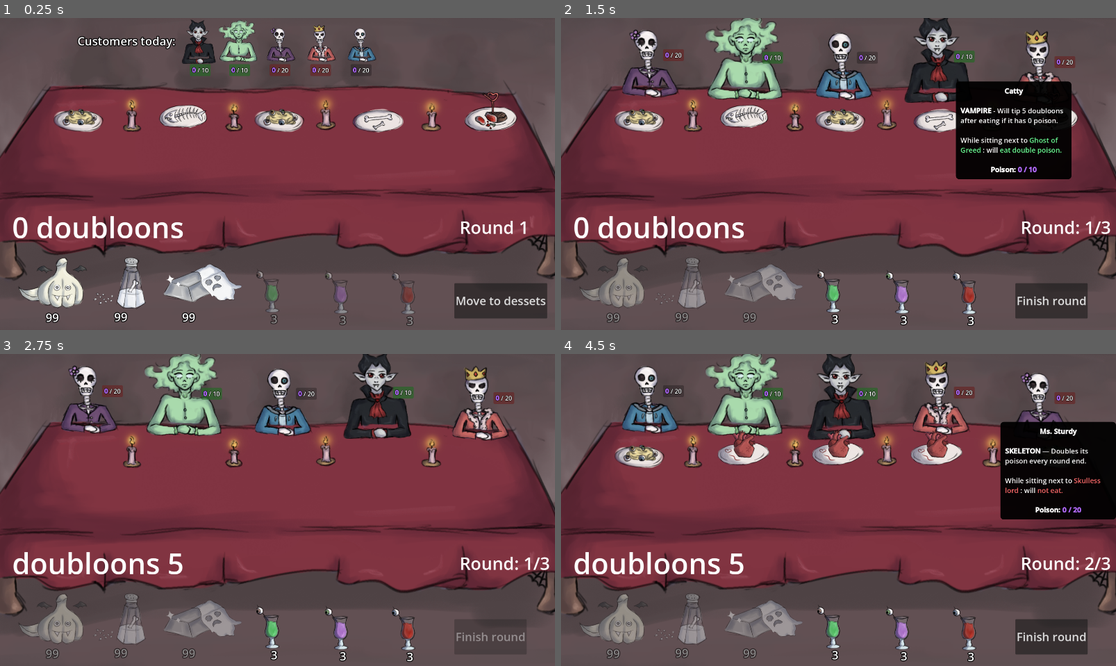
Above: before the commit, frames 1-4 (two rows, left to right).
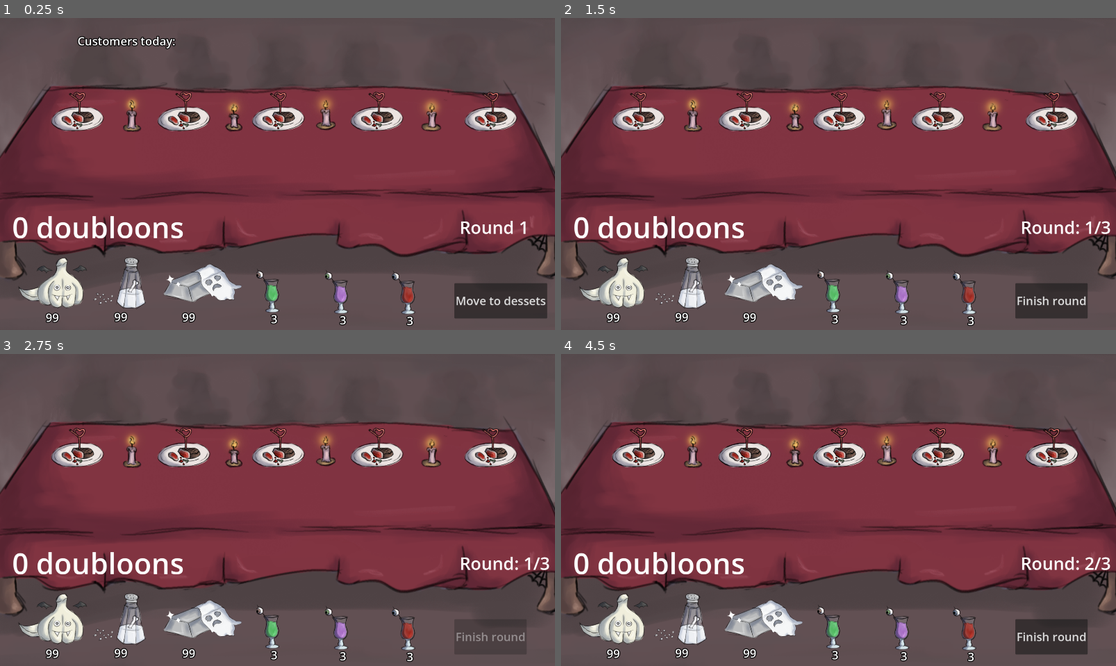
Above: after the commit, the same moments.

Repository: Henrique-Baumegger/godot-fims_food
Game: Godot game, scene res://scripts_and_scenes/main/main.tscn
Same seed, same stepped clock (60 frames per second), same inputs: the game is played once before the commit and once after it.
Inputs (mouse positions are in pixels of both pictures, inside the frame that each line leads up to):
- Up to frame 1 (0.25 s): no input
- Up to frame 2 (1.5 s): click "Move to dessets" at 0.5 s; tap Enter at 1.25 s; move the mouse to (938, 64) at 1.27 s; click (938, 64) at 1.35 s
- Up to frame 3 (2.75 s): click "Finish round" at 2 s
- Up to frame 4 (4.5 s): tap Space at 2.75 s; move the mouse to (744, 394) at 2.77 s; click (744, 394) at 2.85 s; click "Move to dessets" at 3.5 s; tap Enter at 4.25 s; move the mouse to (1043, 403) at 4.27 s; click (1043, 403) at 4.35 s

The runs differ from the first frame. In frame 1, 5.0% of the frame differs, in the area x 9-75%, y 0-99%; in frame 2, 18%; in frame 3, 14%; in frame 4, 20%, in the area x 2-100%, y 0-98%.
Error after the commit: Parse Error: Value of type "Dictionary[String, int]" cannot be assigned to a variable of type "Dictionary[Customer.Creatures, int]". (res://scripts_and_scenes/…

Commit message:
Custommer refractored

Diff:
--- a/project.godot
+++ b/project.godot
@@ -22,7 +22,6 @@
 [global_group]
 
 food_area="Food areas 2D"
-round_dependers=""
 customers=""
 
 [input]
--- a/scripts_and_scenes/UI/poison_indicator.gd
+++ b/scripts_and_scenes/UI/poison_indicator.gd
@@ -6,18 +6,17 @@
 func set_poison_indicator(current_poison:int, max_poison:int, is_dead:bool) -> void:
 	if not is_dead:
 		rich_text_label.text = "[center][b][color=#b36bff]"+str(current_poison) + "[/color][/b] / " + str(max_poison)+"[/center]"
-	elif is_dead:
+	else:
 		visible = false
 
 
 func make_red() -> void:
-	var style := get_theme_stylebox("panel").duplicate()
+	var style : StyleBox = get_theme_stylebox("panel").duplicate()
 	style.bg_color = Color(0.4, 0.15, 0.15, 0.7)
 	add_theme_stylebox_override("panel", style)
 
 
-
 func make_green() -> void:
-	var style := get_theme_stylebox("panel").duplicate()
+	var style : StyleBox = get_theme_stylebox("panel").duplicate()
 	style.bg_color = Color(0.15, 0.4, 0.15, 0.7)
 	add_theme_stylebox_override("panel", style)
--- a/scripts_and_scenes/customer/customer.gd
+++ b/scripts_and_scenes/customer/customer.gd
@@ -1,147 +1,177 @@
 @abstract class_name Customer
 extends Node2D
 
-var current_poison : int = 0
-var food_this_round : Food = null # Should be assigned by game loop each round
-var dead : bool = false
-var identity_name : String
-
-var is_lover : bool
-var is_hater : bool
-var loved_name : String
-var hated_name : String
-var left_customer : Customer = null
-var right_customer : Customer = null
-
-var percentage_probability_mult_kill_you : float = 0.333
-
-
-var max_poison : int
-var client_type : String
 
 @warning_ignore("unused_signal")
 signal gives_tip(amount)
 signal kills_you
 signal dies
 
-@abstract func set_max_poison_and_client_type() -> void
-@abstract func extra_child_finish_round_logic() ->void
-@abstract func get_tool_tip_area() -> ToolTipArea
-@abstract func get_collider_of_tool_tip() -> CollisionShape2D
-@abstract func get_poison_indicator() -> PoisonIndicator
-@abstract func get_sprite() -> Sprite2D
-@abstract func get_counter_position(on_list) -> Marker2D
+# const act as static
+# enum are const
+enum Creatures {NONE, GHOST, SKELETON, VAMPIRE}
+const creature_type_description_BBCode : Dictionary[Creatures, String] ={
+	Creatures.GHOST : "[b]GHOST[/b] - Will tip 10 doubloons before eating if dead.",
+	Creatures.SKELETON : "[b]SKELETON[/b] — Doubles its poison every round end.",
+	Creatures.VAMPIRE : "[b]VAMPIRE[/b] - Will tip 5 doubloons after eating if it has 0 poison."
+	}
 
-func _ready() -> void:
-	add_to_group("customers")
-	add_to_group("round_dependers")
-	set_max_poison_and_client_type()
+const MAX_POISON_NOT_SET : int = -1
+
+@export var creature_type : Creatures = Creatures.NONE
+@export var max_poison : int = MAX_POISON_NOT_SET
+@export var tool_tip_area : ToolTipArea = null
+@export var collider_of_tool_tip : CollisionShape2D = null
+@export var poison_indicator : PoisonIndicator = null
+@export var creature_sprite_2d : Sprite2D = null
+@export var on_list_counter_marker : Marker2D = null
+@export var outside_list_counter_marker : Marker2D = null
+
+var customer_name : String
+
+var current_poison : int = 0
+var dead : bool = false
+
+var food_this_round : Food = null
+
+var is_lover : bool = false
+var is_hater : bool = false
+var loved_customer : Customer = null
+var hated_customer : Customer = null
+var left_customer : Customer = null
+var right_customer : Customer = null
+
+var percentage_probability_mult_kill_you : float = float(1)/float(3)
 
 
-func _process(_delta: float) -> void:
-	get_tool_tip_area().displayed_text = tool_tip_text()
-	get_poison_indicator().set_poison_indicator(current_poison, max_poison, dead)
-	if is_lover:
-		get_poison_indicator() .make_green()
-	if is_hater:
-		get_poison_indicator() .make_red()
+#region overrides
+## Override target
+func start_of_round_ability() ->void:
+	pass
+## Override target
+func end_of_round_ability() ->void:
+	pass
+## Override target
+func start_of_day_ability() ->void:
+	pass
+## Override target
+func end_of_day_ability() ->void:
+	pass
+#endregion
 
 
-func list_format(make_list : bool) -> void:
+func make_list_format(make_list : bool) -> void:
 	var list_scale = 0.625
 	var normal_scale = 1.25
 	if make_list:
-		get_collider_of_tool_tip().scale = Vector2.ONE * list_scale
-		get_sprite().scale = Vector2.ONE * list_scale
-		get_poison_indicator().position = get_counter_position(true).position
+		collider_of_tool_tip.scale = Vector2.ONE * list_scale
+		creature_sprite_2d.scale = Vector2.ONE * list_scale
+		poison_indicator.position = on_list_counter_marker.position
 	else:
-		get_collider_of_tool_tip().scale = Vector2.ONE * normal_scale
-		get_sprite().scale = Vector2.ONE * normal_scale
-		get_poison_indicator().position = get_counter_position(false).position
+		collider_of_tool_tip.scale = Vector2.ONE * normal_scale
+		creature_sprite_2d.scale = Vector2.ONE * normal_scale
+		poison_indicator.position = outside_list_counter_marker.position
 
 
-func finish_round() -> void:
-	if !dead:
-		eat_food()
+func eat_food() -> void:
+	if dead:
+		return
 
-	extra_child_finish_round_logic()
-	if !dead:
-		dying_check()
-	if !dead:
-		killing_you_probability_check()
+	var is_seating_next_to_hated : bool = is_hater and \
+	((left_customer != null and left_customer == hated_customer )or \
+	(right_customer != null and right_customer == hated_customer))
+
+	var is_seating_next_to_loved : bool = is_lover and \
+	((left_customer != null and left_customer == loved_customer )or \
+	(right_customer != null and right_customer == loved_customer))
+
+	var potential_love_multiplier = 1
+
+	if is_seating_next_to_loved:
+		potential_love_multiplier = 2
+	if is_seating_next_to_hated:
+		potential_love_multiplier = 0
+
+	current_poison += potential_love_multiplier * food_this_round.ingredients_present[creature_type]
+
+	food_this_round.queue_free()
+	food_this_round = null
+
+
+func dying_check() -> void:
+	if dead:
+		return
+	if current_poison >= max_poison:
+		dead = true
+		dies.emit()
 
 
 func killing_you_probability_check() -> void:
+	if dead:
+		return
 	var probability := percentage_probability_mult_kill_you * (float(current_poison) / float(max_poison))
 	if randf() < probability:
 		emit_signal("kills_you")
 
 
-func dying_check() -> void:
-	if current_poison >= max_poison:
-		dead = true
-		dies.emit()
+func _ready() -> void:
+	_check_exports()
+	add_to_group("customers")
 
 
-func eat_food() -> void:
-	var is_seating_next_to_hated : bool = is_hater and \
-	((left_customer != null and left_customer.identity_name == hated_name )or \
-	(right_customer != null and right_customer.identity_name == hated_name))
-
-	var is_seating_next_to_loved : bool = is_lover and \
-	((left_customer != null and left_customer.identity_name == loved_name )or \
-	(right_customer != null and right_customer.identity_name == loved_name))
-
-	var potential_love_multiplier = 1
-
-	if is_seating_next_to_loved:
-		potential_love_multiplier = 2
-
-	if not is_seating_next_to_hated:
-		current_poison += potential_love_multiplier * food_this_round.ingredients_present[client_type + "_poison"]
-
-	food_this_round.queue_free()
-	food_this_round = null
+func _check_exports() -> void:
+	var conditions : Array [bool] = []
+	conditions.push_back(creature_type != Creatures.NONE)
+	conditions.push_back(max_poison != MAX_POISON_NOT_SET)
+	conditions.push_back(tool_tip_area != null)
+	conditions.push_back(collider_of_tool_tip != null)
+	conditions.push_back(poison_indicator != null)
+	conditions.push_back(creature_sprite_2d != null)
+	conditions.push_back(on_list_counter_marker != null)
+	conditions.push_back(outside_list_counter_marker != null)
+	for cond in conditions:
+		assert(cond, "Not all necessary export varibales of the customer parent class where set in the editor")
 
 
+func _process(_delta: float) -> void:
+	tool_tip_area.displayed_text = _get_updated_tool_tip_text()
+	poison_indicator.set_poison_indicator(current_poison, max_poison, dead)
+	if is_lover:
+		poison_indicator.make_green()
+	if is_hater:
+		poison_indicator.make_red()
 
 
 #region func tool_tip_text() -> String:
-func tool_tip_text() -> String:
-	var identity_part = "[center][b]" + identity_name + "[/b][/center]"
+func _get_updated_tool_tip_text() -> String:
+	var identity_part = "[center][b]" + customer_name + "[/b][/center]"
 	if dead:
-		identity_part = "[center][img=64]res://art/enviroment/gravestone good.png[/img][b][color=#8a8a8a] " + identity_name + " [/color][/b][img=64]res://art/enviroment/gravestone good.png[/img][/center]"
+		var gravestone_path = "res://art/enviroment/gravestone good.png"
+		identity_part = "[center][img=64]"+gravestone_path+"[/img][b][color=#8a8a8a] "+customer_name+" [/color][/b][img=64]"+gravestone_path+"[/img][/center]"
 
-	var type_description: String = ""
-	if client_type == "skeleton":
-		type_description = "[b]SKELETON[/b] — Doubles its poison every round end."
-	elif client_type == "vampire":
-		type_description = "[b]VAMPIRE[/b] - Will tip 5 doubloons after eating if it has 0 poison."
-	elif client_type == "ghost":
-		type_description = "[b]GHOST[/b] - Will tip 10 doubloons before eating if dead."
+	var type_description_part : String = creature_type_description_BBCode[creature_type]
 
-	var lover_line := ""
+	var lover_part := ""
 	if is_lover:
-		lover_line = "\nWhile sitting next to [color=#6bff95]" + loved_name + "[/color] : will [color=#6bff95]eat double poison.[/color]\n"
+		lover_part = "\nWhile sitting next to [color=#6bff95]" + loved_customer.customer_name + "[/color] : will [color=#6bff95]eat double poison.[/color]\n"
 
-	var hater_line := ""
+	var hater_part := ""
 	if is_hater:
-		hater_line = "\nWhile sitting next to [color=#ff6b6b]" + hated_name + "[/color] : will [color=#ff6b6b]not eat.[/color]\n"
+		hater_part = "\nWhile sitting next to [color=#ff6b6b]" + hated_customer.customer_name + "[/color] : will [color=#ff6b6b]not eat.[/color]\n"
 
 	var description := """{identity_part}
 
-{type_description}
-{lover_line}{hater_line}
+{type_description_part}
+{lover_part}{hater_part}
 [center][b]Poison: [color=#b36bff]{current_poison} / {max_poison}[/color][/b][/center]
 """.format({
 		"current_poison": current_poison,
-		"type_description": type_description,
+		"type_description_part": type_description_part,
 		"max_poison": max_poison,
 		"identity_part": identity_part,
-		"lover_line": lover_line,
-		"hater_line": hater_line,
+		"lover_part": lover_part,
+		"hater_part": hater_part,
 	})
 
 	return description
-
 #endregion
--- /dev/null
+++ b/scripts_and_scenes/customer/customer.tscn
@@ -0,0 +1,46 @@
+[gd_scene format=3 uid="uid://b04d3wilep18r"]
+
+[ext_resource type="Script" uid="uid://bjbbvo4pjb5i8" path="res://scripts_and_scenes/customer/ghost.gd" id="1_fl3a7"]
+[ext_resource type="Texture2D" uid="uid://n4pmgvw48e7n" path="res://art/characters/ghosts/ghost1.png" id="2_nq3sq"]
+[ext_resource type="Texture2D" uid="uid://son7m30csknk" path="res://art/characters/ghosts/ghost2.png" id="3_4mg1y"]
+[ext_resource type="Texture2D" uid="uid://dlkeymue6jrht" path="res://art/characters/ghosts/ghost3.png" id="4_u6o4q"]
+[ext_resource type="Texture2D" uid="uid://03wfvm5m54sd" path="res://art/characters/ghosts/ghost4.png" id="5_v1c1o"]
+[ext_resource type="Texture2D" uid="uid://rac3bmnbxj8s" path="res://art/characters/ghosts/ghost5.png" id="6_sjvu5"]
+[ext_resource type="Texture2D" uid="uid://b2kdp2jf3wxx4" path="res://art/characters/ghosts/ghost1d.png" id="7_ulirs"]
+[ext_resource type="Texture2D" uid="uid://sl5tnv7agbm" path="res://art/characters/ghosts/ghost2d.png" id="8_5fvri"]
+[ext_resource type="Texture2D" uid="uid://c5vipnuxhxlyh" path="res://art/characters/ghosts/ghost3d.png" id="9_4fouc"]
+[ext_resource type="Texture2D" uid="uid://bnlwbjqn8cm12" path="res://art/characters/ghosts/ghost4d.png" id="10_r7jtt"]
+[ext_resource type="Texture2D" uid="uid://e8tq5fj852pu" path="res://art/characters/ghosts/ghost5d.png" id="11_tc4rf"]
+[ext_resource type="PackedScene" uid="uid://dv8xa6kl61ahd" path="res://scripts_and_scenes/UI/poison_indicator.tscn" id="12_quc0p"]
+[ext_resource type="PackedScene" uid="uid://qj5l5oibevij" path="res://scripts_and_scenes/UI/tool_tip_area.tscn" id="13_10mlj"]
+
+[sub_resource type="RectangleShape2D" id="RectangleShape2D_u6df7"]
+size = Vector2(270, 292.75)
+
+[node name="Customer" type="Node2D" unique_id=1737731592 groups=["customers"]]
+script = ExtResource("1_fl3a7")
+alive_sprites = Array[Texture2D]([ExtResource("2_nq3sq"), ExtResource("3_4mg1y"), ExtResource("4_u6o4q"), ExtResource("5_v1c1o"), ExtResource("6_sjvu5")])
+dead_sprites = Array[Texture2D]([ExtResource("7_ulirs"), ExtResource("8_5fvri"), ExtResource("9_4fouc"), ExtResource("10_r7jtt"), ExtResource("11_tc4rf")])
+
+[node name="Sprite2D" type="Sprite2D" parent="." unique_id=1333112842]
+scale = Vector2(1.25, 1.25)
+texture = ExtResource("2_nq3sq")
+offset = Vector2(274, 365)
+
+[node name="PoisonIndicator" parent="." unique_id=416598971 instance=ExtResource("12_quc0p")]
+offset_left = 57.0
+offset_top = -39.0
+offset_right = 124.0
+offset_bottom = -1.0
+
+[node name="ToolTipArea" parent="." unique_id=1783049423 instance=ExtResource("13_10mlj")]
+
+[node name="CollisionShape2D" type="CollisionShape2D" parent="ToolTipArea" unique_id=788015626]
+position = Vector2(-2, -15.375)
+shape = SubResource("RectangleShape2D_u6df7")
+
+[node name="NormalCounterPos" type="Marker2D" parent="." unique_id=1688184170]
+position = Vector2(57, -39)
+
+[node name="ListCounterPost" type="Marker2D" parent="." unique_id=6821710]
+position = Vector2(-33, 72)
--- a/scripts_and_scenes/customer/vampire.tscn
+++ b/scripts_and_scenes/customer/vampire.tscn
@@ -17,7 +17,7 @@
 [sub_resource type="RectangleShape2D" id="RectangleShape2D_pbexu"]
 size = Vector2(208, 232)
 
-[node name="Vampire" type="Node2D" unique_id=3934645 groups=["customers", "round_dependers"]]
+[node name="Vampire" type="Node2D" unique_id=3934645 groups=["customers"]]
 script = ExtResource("1_js6u7")
 alive_sprites = Array[Texture2D]([ExtResource("2_wvpbf"), ExtResource("3_78m3r"), ExtResource("4_qfupa"), ExtResource("5_k3gdo"), ExtResource("6_l7adl")])
 dead_sprites = Array[Texture2D]([ExtResource("7_4igmh"), ExtResource("8_hsceg"), ExtResource("9_oayg1"), ExtResource("10_q4a45"), ExtResource("11_up04k")])
--- a/scripts_and_scenes/food/food.gd
+++ b/scripts_and_scenes/food/food.gd
@@ -1,7 +1,7 @@
 extends Area2D
 class_name Food
 
-var ingredients_present : Dictionary[String, int]
+var ingredients_present : Dictionary[Customer.Creatures, int]
 var max_amount_for_each_ingredient : Dictionary[String, int]
 var warm_food_step : bool
 
@@ -23,6 +23,7 @@
 	max_amount_for_each_ingredient = AllIngredientsHelper.get_max_amount_for_each_ingredient_dictionary_copy()
 	food_sprite.texture = list_of_foo_sprites.pick_random()
 	rich_text_label.visible = false
+
 
 
 
--- a/scripts_and_scenes/food/food.tscn
+++ b/scripts_and_scenes/food/food.tscn
@@ -16,7 +16,7 @@
 [sub_resource type="RectangleShape2D" id="RectangleShape2D_aohis"]
 size = Vector2(90.79999, 159.67499)
 
-[node name="Food" type="Area2D" unique_id=1063911873 groups=["food_area", "round_dependers"]]
+[node name="Food" type="Area2D" unique_id=1063911873 groups=["food_area"]]
 z_index = 1
 script = ExtResource("1_aohis")
 list_of_foo_sprites = Array[Texture]([ExtResource("2_hpgca"), ExtResource("3_xacjw"), ExtResource("4_a75k6"), ExtResource("5_xacjw"), ExtResource("4_skh7j")])
--- a/scripts_and_scenes/ingredients/ingredient.tscn
+++ b/scripts_and_scenes/ingredients/ingredient.tscn
@@ -7,7 +7,7 @@
 [sub_resource type="RectangleShape2D" id="RectangleShape2D_cocjv"]
 size = Vector2(219.5, 219)
 
-[node name="Ingredient" type="Node2D" unique_id=348821999 groups=["round_dependers"]]
+[node name="Ingredient" type="Node2D" unique_id=348821999]
 z_index = 2
 script = ExtResource("1_wiup6")
 
Not shown, changed: ReadMe.md
Not shown, added: scripts_and_scenes/table/table.tscn8475551124.tmp
